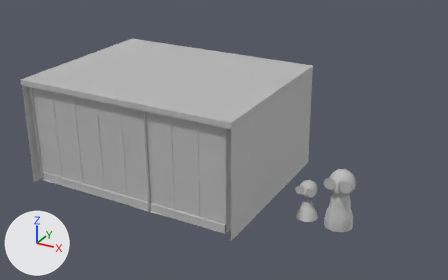
A saved change to the FBX model 3D/mdl_stanza_anziano_NO-TXT.fbx.
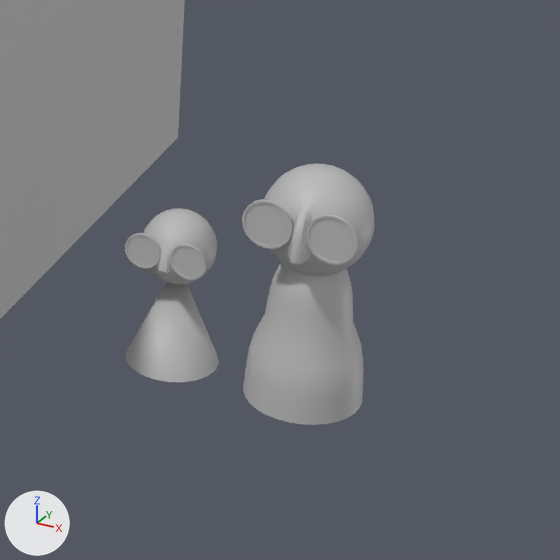
The first picture shows the older version from a camera (50 mm lens) standing at (62.8, -95.5, 59.3) and looking at (11.0, -1.3, 12.1). The close-ups show both versions on the part from 59% to 89% of the width and 46% to 95% of the height of that picture; other places that the commit changed are outside them. Arrows for +X, +Y and +Z are at lower left; the lights stay in place. Where no turn or scale is listed for an object, it has been applied to the vertices. Vertices at the same position are counted once.

Objects in the first close-up: 'ANZIANO2', 'BAMBINO2', 'PARETI_STANZA1'.
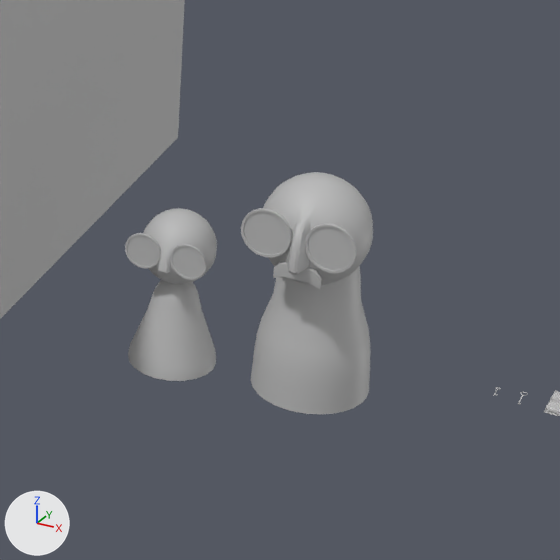
Where the newer file only moved an object's origin or applied its transform, the numbers keep the older frame.

Scene script edits in JSON lines:
```json
{"block": "me_mesh_026", "where": "# used by ob_bambino2; location = (29.5, -4.33, 2.44)"}
{"op": "remove", "block": "me_mesh_026", "code": "me_mesh_026.from_pydata(...)  # 667 vertices, 721 faces; spans x -2.01..2.01, y -2.01..2.01, z -0.02..7.05"}
{"op": "add", "block": "me_mesh_026", "code": "me_mesh_026.from_pydata(...)  # 748 vertices, 820 faces; spans x -1.89..1.89, y -1.89..1.89, z -0.02..7.05"}
{"block": "me_mesh_026", "change": "me_mesh_026 part 1"}
{"block": "me_mesh_026", "change": "20 vertices are removed from x -2.01..2.01, y -2.01..2.01, z -0.02"}
{"block": "me_mesh_026", "change": "21 faces are deleted"}
{"block": "me_mesh_026", "change": "101 vertices are added at x -1.89..1.89, y -1.89..1.89, z -0.02..3.49"}
{"block": "me_mesh_026", "change": "120 new faces join them"}
{"block": "me_mesh_025", "where": "# used by ob_anziano2; location = (35.39, -4.56, 2.52)"}
{"op": "remove", "block": "me_mesh_025", "code": "me_mesh_025.from_pydata(...)  # 940 vertices, 1018 faces; spans x -2.48..2.48, y -2.69..2.69, z -0.12..10.41"}
{"op": "add", "block": "me_mesh_025", "code": "me_mesh_025.from_pydata(...)  # 1064 vertices, 1140 faces; spans x -2.48..2.48, y -3.11..3.24, z 0.07..10.22"}
{"block": "me_mesh_025", "change": "me_mesh_025 part 2: the loose piece of 122 vertices spanning x -2.4..-0.28, y -2.17..-2.05, z 7.57..9.7 is moved by (0.0, -0.42, -0.19)"}
{"block": "me_mesh_025", "change": "me_mesh_025 part 3: the loose piece of 122 vertices spanning x 0.3..2.43, y -2.17..-2.05, z 7.57..9.7 is moved by (0.0, -0.42, -0.19)"}
{"block": "me_mesh_025", "change": "me_mesh_025 part 4: the loose piece of 424 vertices spanning x -2.28..2.28, y -2.69..2.5, z 5.81..10.41 is moved by (0.0, -0.42, -0.19)"}
{"block": "me_mesh_025", "change": "me_mesh_025 part 5: the loose piece of 272 vertices spanning x -2.48..2.48, y -2.25..2.69, z -0.12..6.27 is rebuilt with 272 vertices and now spans x -2.48..2.48, y -1.7..3.24, z 0.07..6.98"}
{"block": "me_mesh_025", "change": "me_mesh_025 part 6: a new loose piece of 124 vertices spanning x -0.98..1.02, y -2.56..-2.16, z 6.39..7.28, in mat_lambert1 (grey #bcbcbc)"}
{"op": "add", "block": "me_mesh_035", "code": ["me_mesh_035 = bpy.data.meshes.new('Mesh.035')", "me_mesh_035.from_pydata(...)  # 2187 vertices, 2409 faces; spans x -0.38..0.38, y -0.9..0.78, z -0.11..0.47", "me_mesh_035.materials.append(mat_mobile_grande1)  # grey #bcbcbc"]}
{"op": "set", "path": "ob_anziano2.location", "old": "(35.39, -4.56, 2.52)", "new": "(35.39, -4.21, 2.34)"}
{"op": "add", "block": "ob_macchina_giocattolo_nuova", "code": ["ob_macchina_giocattolo_nuova = bpy.data.objects.new('MACCHINA_GIOCATTOLO_NUOVA', me_mesh_035)", "ob_macchina_giocattolo_nuova.location = (45.09, -0.31, 2.52)"]}
```

Changed parts and their boxes [x1, y1, x2, y2] in the close-ups (560 x 560 px; the box of a moved part takes in the faces that stretch with it):
```json
{"object": "ANZIANO2", "change": "reshaped, moved", "before": [242, 163, 374, 425], "after": [241, 172, 373, 414], "on screen": "8% shorter"}
{"object": "BAMBINO2", "change": "reshaped", "before": [125, 208, 219, 382], "after": [125, 208, 217, 381]}
{"object": "MACCHINA_GIOCATTOLO_NUOVA", "change": "added", "after": [544, 390, 560, 416]}
{"part": 1, "of": "me_mesh_026", "change": "built on", "before": [126, 282, 219, 382], "after": [128, 280, 216, 381]}
{"part": 2, "of": "me_mesh_025", "change": "moved or reshaped", "before": [242, 199, 293, 249], "after": [241, 208, 292, 258]}
{"part": 3, "of": "me_mesh_025", "change": "moved or reshaped", "before": [306, 214, 358, 264], "after": [305, 223, 357, 273]}
{"part": 4, "of": "me_mesh_025", "change": "moved or reshaped", "before": [264, 163, 374, 276], "after": [263, 172, 373, 285]}
{"part": 5, "of": "me_mesh_025", "change": "rebuilt", "before": [243, 263, 363, 425], "after": [251, 266, 370, 414]}
{"part": 6, "of": "me_mesh_025", "change": "added", "after": [273, 262, 322, 289]}
```
